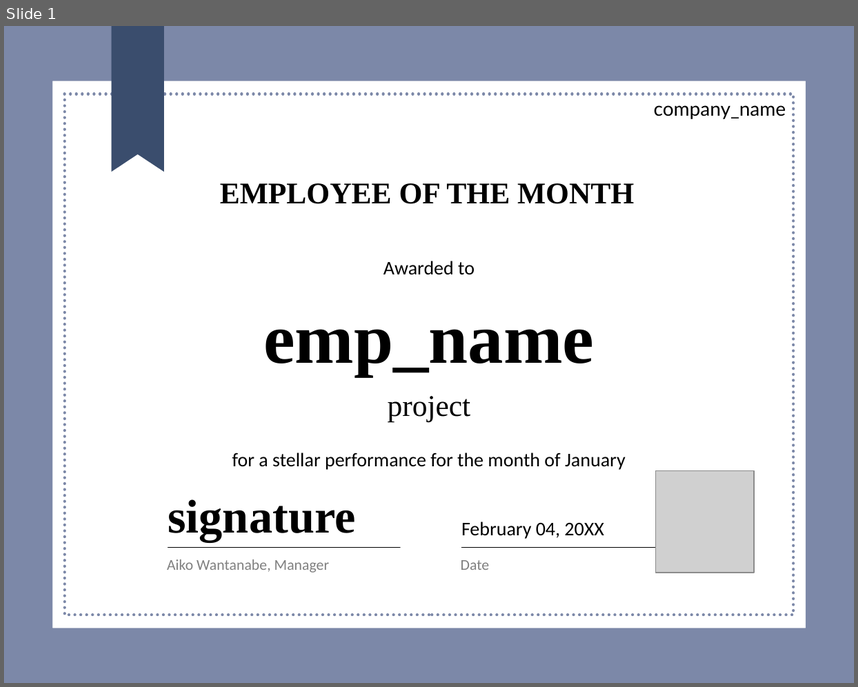
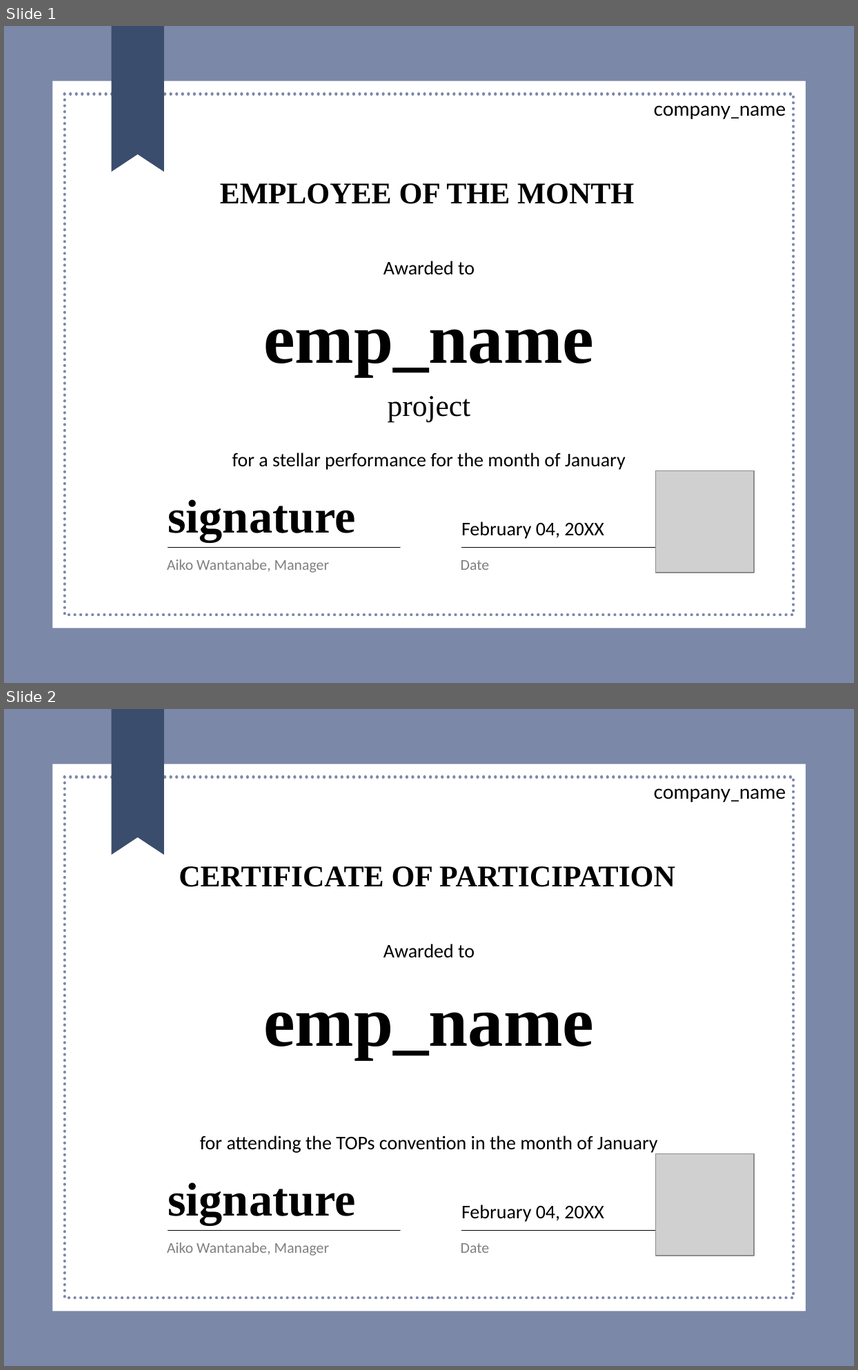
Before and after one commit to bopaiah/mailmergepptx, a slide deck: sample/cert.pptx. Shown one above the other, each under a label of ours: slide 1 before the commit, slides 1 and 2 after it. The pictures are 858x687 and 858x1370 pixels, drawn with LibreOffice and Linux fonts; fonts in the diff are those of the drawing; grey boxes stand for pictures. Boxes give left, top, right and bottom in pixels: in the first picture for what was removed or moved away, otherwise in the second. Text is boxed around its words. In the diff, an @@ line names an element or a change of style, - is before the commit and + after.

```diff
--- a/sample/cert.pptx
+++ b/sample/cert.pptx
@@ slide 2 added at (4, 709, 854, 1366), background #FFFFFF; not listed: 5 template elements that a slide beside it also shows @@
@@ text added at (654, 788, 786, 802), 18 pt, text #000000 @@
+company_name
@@ title added at (179, 866, 675, 887), 28 pt, text #000000, bold @@
+CERTIFICATE OF PARTICIPATION
@@ text added at (383, 944, 475, 958), 18 pt, text #000000 @@
+Awarded to
@@ text added at (263, 1012, 594, 1060), 66 pt, text #000000, bold @@
+emp_name
@@ text added at (200, 1135, 658, 1154), 18 pt, text #000000 @@
+for attending the TOPs convention in the month of January
@@ picture added at (655, 1154, 755, 1256) @@
@@ text added at (168, 1182, 355, 1224), 44 pt, text #000000, bold @@
+signature
@@ text added at (461, 1204, 604, 1222), 18 pt, text #000000 @@
+February 04, 20XX
@@ text added at (167, 1242, 329, 1255), 14 pt, text #808080 @@
+Aiko Wantanabe, Manager
@@ text added at (461, 1243, 490, 1253), 14 pt, text #808080 @@
+Date
```
Also in this commit, not shown: 2 other files.
